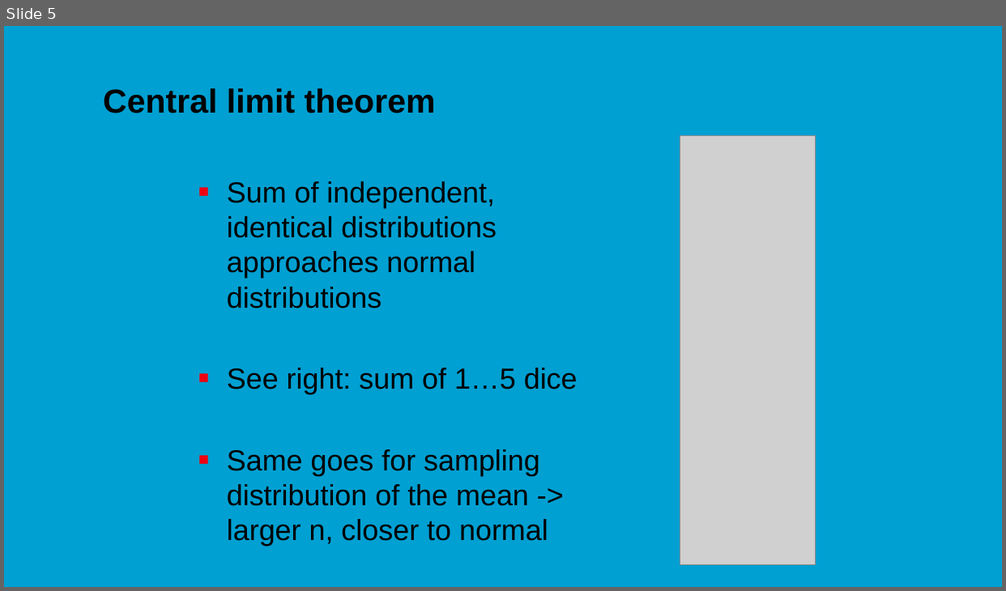
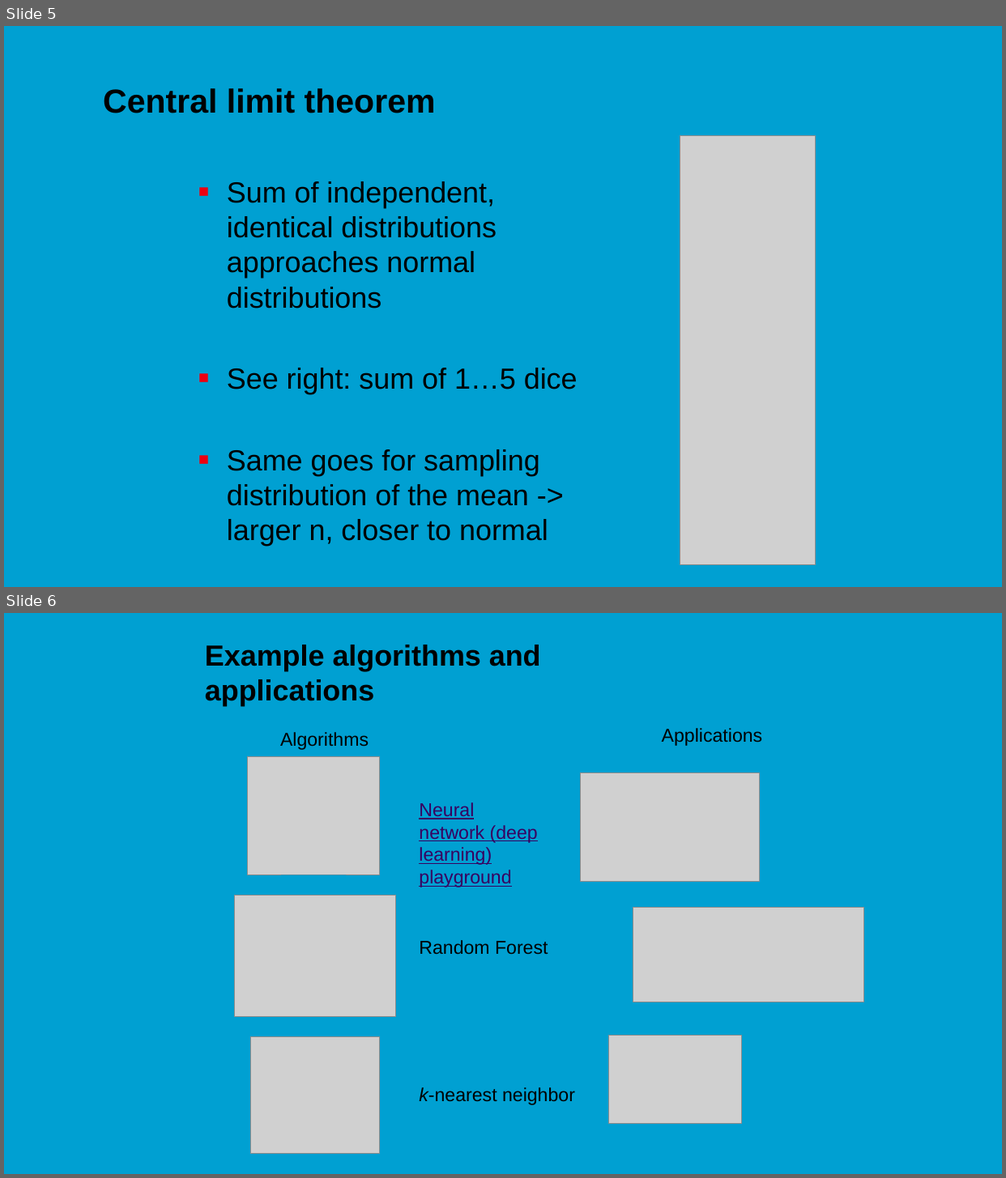
Before and after one commit to jonasmoons/data-driven-learning, a slide deck: slides/slides left out.pptx. Shown one above the other, each under a label of ours: slide 5 before the commit, slides 5 and 6 after it. The pictures are 1006x591 and 1006x1178 pixels, drawn with LibreOffice and Linux fonts; fonts in the diff are those of the drawing; grey boxes stand for pictures; background and template pictures are left out. Boxes give left, top, right and bottom in pixels: in the first picture for what was removed or moved away, otherwise in the second. Text is boxed around its words. In the diff, an @@ line names an element or a change of style, - is before the commit and + after.

```diff
--- a/slides/slides left out.pptx
+++ b/slides/slides left out.pptx
@@ slide 6 added at [4,613,1002,1174], background picture (left out) @@
@@ title added at [205,645,541,706], 28 pt, text #000000, bold @@
+Example algorithms and applications
@@ text added at [280,732,368,750], 18 pt, text #000000 @@
+Algorithms
@@ text added at [662,728,763,746], 18 pt, text #000000 @@
+Applications
@@ picture added at [247,756,379,875] @@
@@ picture added at [581,773,760,881] @@
@@ text added at [419,803,538,888], 18 pt, text #380060, underline @@
+Neural network (deep learning)
+playground
@@ picture added at [234,895,395,1016] @@
@@ picture added at [633,908,864,1003] @@
@@ text added at [419,940,548,955], 18 pt, text #000000 @@
+Random Forest
@@ picture added at [250,1037,380,1154] @@
@@ picture added at [609,1036,741,1124] @@
@@ text added at [419,1088,575,1105], 18 pt, text #000000 @@
+k-nearest neighbor
```
Also in this commit, not shown: 7 other files.
